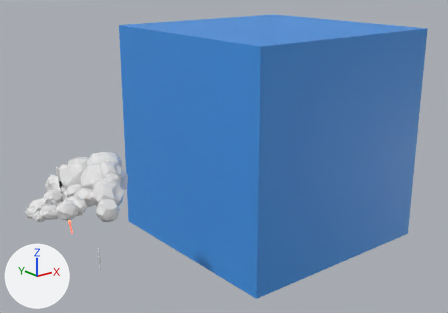
A saved change to the Blender file Modeling/Rockets/Falcon 9 Crew Dragon.blend.
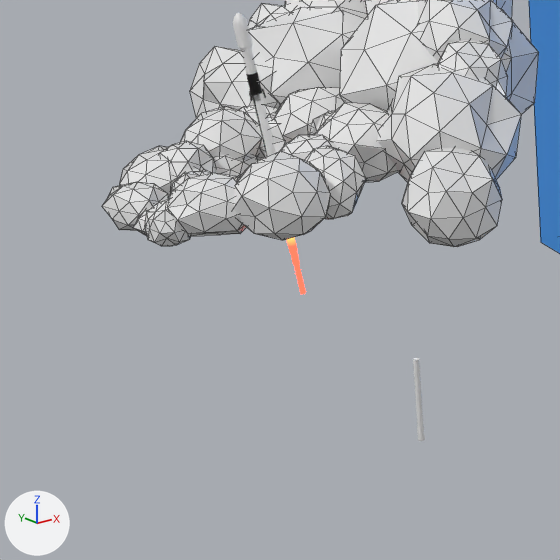
Each version appears first whole from a 50 mm camera at (-661.0, -1564.0, 761.0) aimed at (711.0, 151.0, 75.0), and next in a close-up on the part from 0% to 30% of the width and 52% to 95% of the height. The axes (+X, +Y, +Z) are drawn at lower left. The lights are the same throughout. The close-ups show mesh edges as thin lines.

Objects in the first close-up: 'Cloud', 'Clouds', 'Clouds.001', 'Clouds.002', 'Clouds.003', 'Clouds.004', 'Clouds.005', 'Cube', 'First Stage', 'Second Stage'.
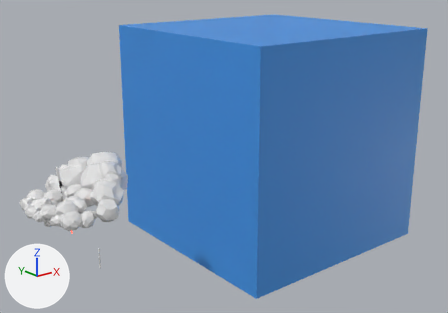
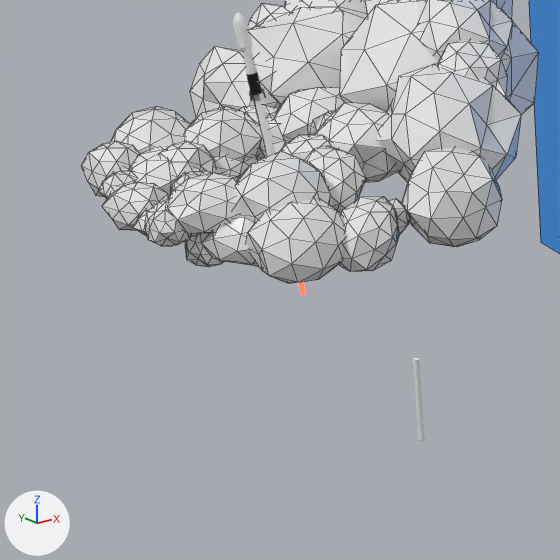
Where the change shows, as pixel boxes [x1, y1, x2, y2] in the close-ups (560 x 560 px):
```json
{"object": "Clouds.006", "change": "added", "after": [185, 196, 410, 283]}
{"object": "Clouds.007", "change": "added", "after": [81, 106, 193, 198]}
```

The change, as JSON lines over the scene's bpy script:
```json
{"op": "add", "block": "ob_clouds_007", "code": ["ob_clouds_007 = bpy.data.objects.new('Clouds.007', me_sphere_001.copy())  # the mesh of ob_clouds_001", "ob_clouds_007.location = (66.8, 155.5, 70.2)", "ob_clouds_007.rotation_euler = (0.0, 0.0, -5.0)  # degrees (0, 0, -286)", "ob_clouds_007.scale = (0.927, 0.927, 0.927)"]}
{"op": "add", "block": "ob_clouds_006", "code": ["ob_clouds_006 = bpy.data.objects.new('Clouds.006', me_sphere_006.copy())  # the mesh of ob_clouds", "ob_clouds_006.location = (-46.7, 6.8, 64.1)", "ob_clouds_006.rotation_euler = (0.0, 0.0, -2.522)  # degrees (0, 0, -144)"]}
```
